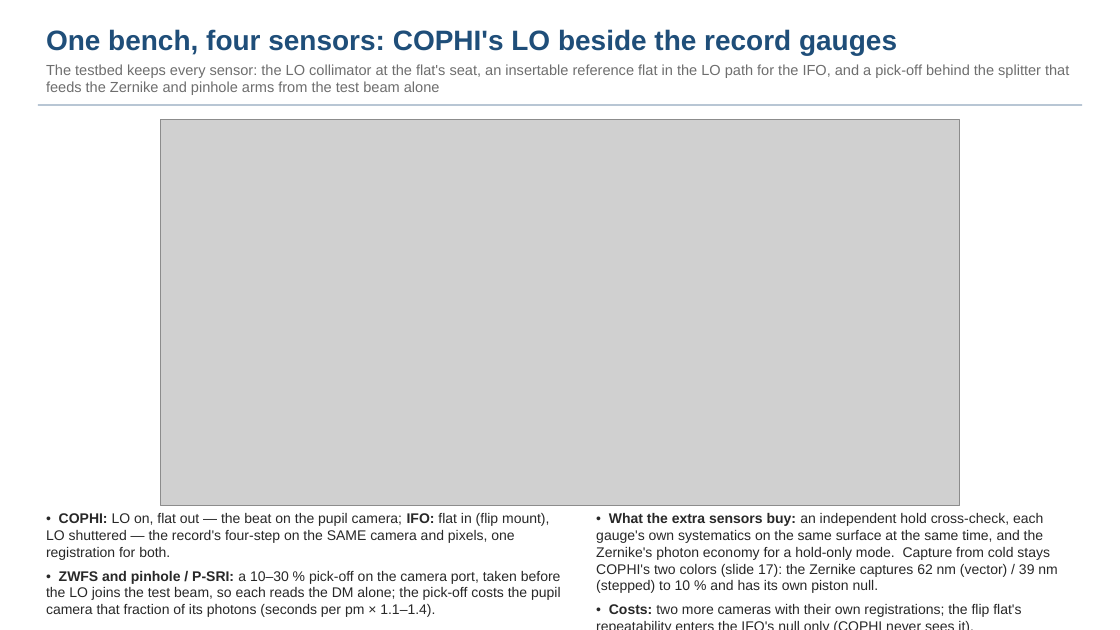
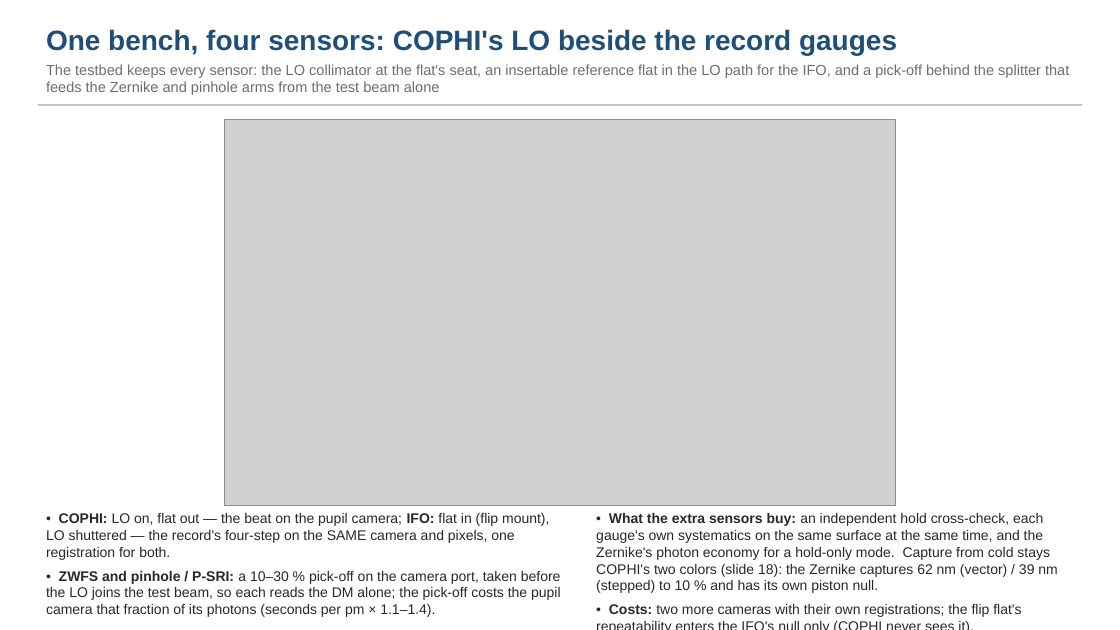
Before and after one commit to nasa-jpl/macos, a slide deck: slide 19 of demo_session/deck_cophi.pptx (slide 18 before the commit). Drawn at 1120x630 pixels with LibreOffice and Linux fonts; fonts in the diff are those of the drawing; grey boxes stand for pictures. Boxes give left, top, right and bottom in pixels: in the first picture for what was removed or moved away, otherwise in the second. Text is boxed around its words. In the diff, an @@ line names an element or a change of style, - is before the commit and + after.

```diff
--- a/demo_session/deck_cophi.pptx
+++ b/demo_session/deck_cophi.pptx
@@ picture: place and size @@
-picture at <box>160,119,960,506</box>
+picture at <box>225,119,896,506</box>
@@ text at <box>596,513,1057,593</box>: text changed @@
-• What the extra sensors buy: an independent hold cross-check, each gauge's own systematics on the same surface at the same time, and the Zernike's photon economy for a hold-only mode. Capture from cold stays COPHI's two colors (slide 17): the Zernike captures 62 nm (vector) / 39 nm (stepped) to 10 % and has its own piston null.
+• What the extra sensors buy: an independent hold cross-check, each gauge's own systematics on the same surface at the same time, and the Zernike's photon economy for a hold-only mode. Capture from cold stays COPHI's two colors (slide 18): the Zernike captures 62 nm (vector) / 39 nm (stepped) to 10 % and has its own piston null.
```
Also in this commit, not shown: 10 other slides changed, 6 other files.
